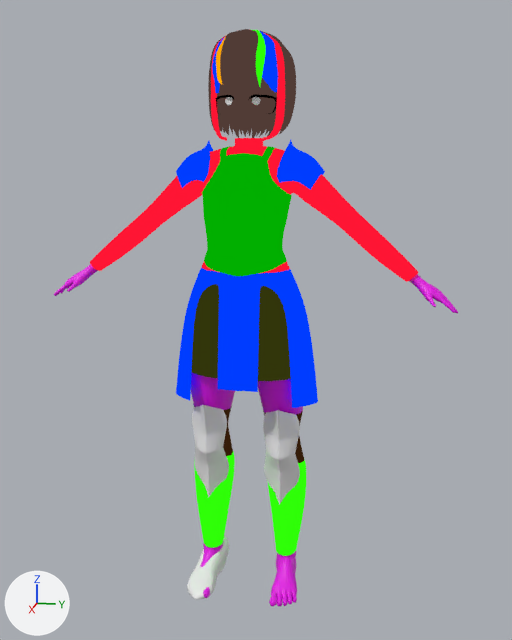
The Blender file 3D_Daiko.blend as it was, and as the next commit left it.
Rendered twice from a 50 mm lens placed at (2.46, 0.54, -0.01), pointed at (-0.1, 0.03, -0.65). Lighting does not change. The marker at lower left points along +X, +Y and +Z.

Script lines for the objects in view, before the commit:
```python
ob_calza_media_001 = bpy.data.objects.new('calza_media.001', me_cylinder_003)
ob_calza_media_001.location = (-0.093, -0.154, -1.528)
ob_calza_media_001.scale = (0.0787, 0.0787, 0.0787)
ob_cube_001 = bpy.data.objects.new('Cube.001', me_cube_001)
ob_cube_001.location = (0.027, -0.158, -1.619)
ob_cube_001.rotation_euler = (0.0, 0.0, -0.0851)  # degrees (0, 0, -4.9)
ob_half_body = bpy.data.objects.new('half_body', me_base_body_001)
ob_half_body.location = (-0.034, 0.0, -0.624)
ob_half_body.rotation_euler = (0.0, 0.0, 1.571)  # degrees (0, 0, 90)
ob_half_body.scale = (1.22, 1.22, 1.22)
ob_plane = bpy.data.objects.new('Plane', me_plane)
ob_plane.location = (0.002, 0.0, 0.003)
ob_plane.scale = (0.981, 0.981, 0.981)
# also in view: 'knee_amor' at (0.01, 0.0, -1.14); 'armadura_hombrera' at (-0.08, 0.0, -0.08); 'skirt' at (-0.06, 0.0, -0.63); 'Plane.006' at (-0.06, 0.0, 0.19); 'NurbsPath.012' at (-0.19, 0.0, 0.17)
```
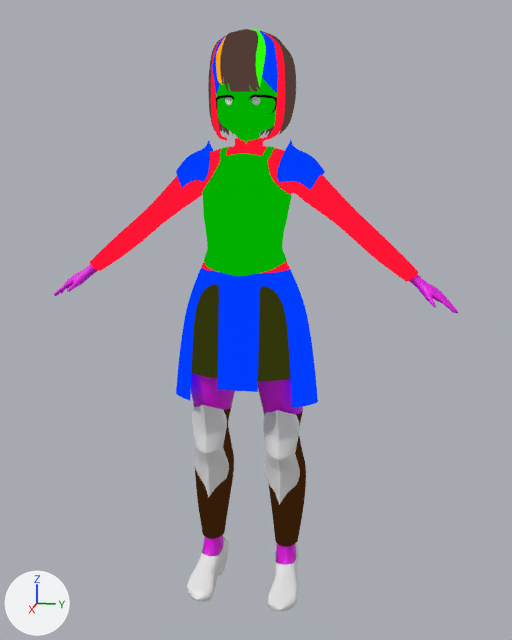
What changed in the scene script:
```text
Change me_cube_001:
    used by ob_cube_001; location = (0.027, -0.158, -1.619); rotation_euler = (0.0, 0.0, -0.0851), in degrees (0, 0, -4.9)
    remove me_cube_001.from_pydata(...)  # 106 vertices, 106 faces; spans x -0.188..0.101, y -0.064..0.05, z -0.112..0.034
    add me_cube_001.from_pydata(...)  # 692 vertices, 674 faces, 8 loose edges; spans x -0.126..0.16, y -0.062..0.054, z -0.111..0.035
    me_cube_001 part 1: 106 vertices removed from x -0.188..0.101, y -0.064..0.05, z -0.112..0.034; 692 vertices added at x -0.126..0.16, y -0.062..0.054, z -0.111..0.035
Change ob_cube_001:
    ob_cube_001.location: (0.027, -0.158, -1.619) -> (-0.031, -0.153, -1.631)
    remove _m = ob_cube_001.modifiers.new('Subdivision', 'SUBSURF')
    add _m = ob_cube_001.modifiers.new('Mirror', 'MIRROR')
    add _m.mirror_object = ob_half_body
Change ob_plane:
    remove ob_plane.hide_set(True)
Change ob_calza_media_001:
    add ob_calza_media_001.hide_set(True)
```

Changed parts and their boxes (x1, y1, x2, y2) in the pictures (512 x 640 px):
'calza_media.001', hidden (green)
    before: (194, 452, 306, 556)
'Cube.001', reshaped, moved, modifiers changed (163% wider, 19% taller)
    before: (187, 536, 229, 599)
    after: (187, 536, 299, 611)
'Plane', shown (green)
    after: (216, 77, 277, 144)
